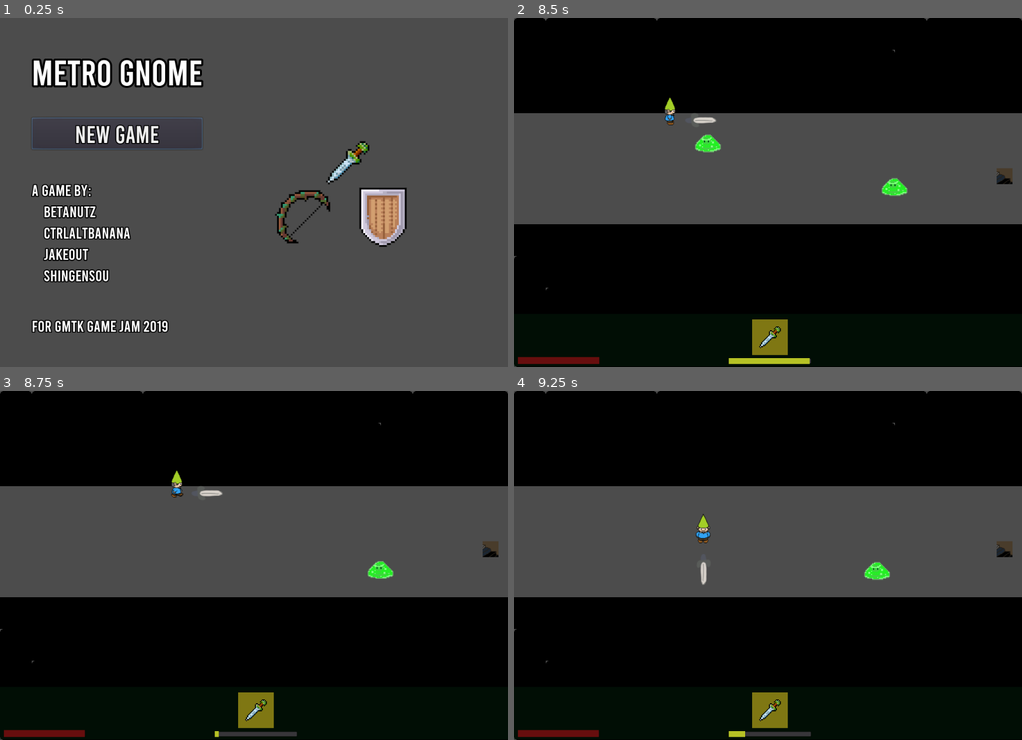
Above: before the commit, frames 1-4 (two rows, left to right).
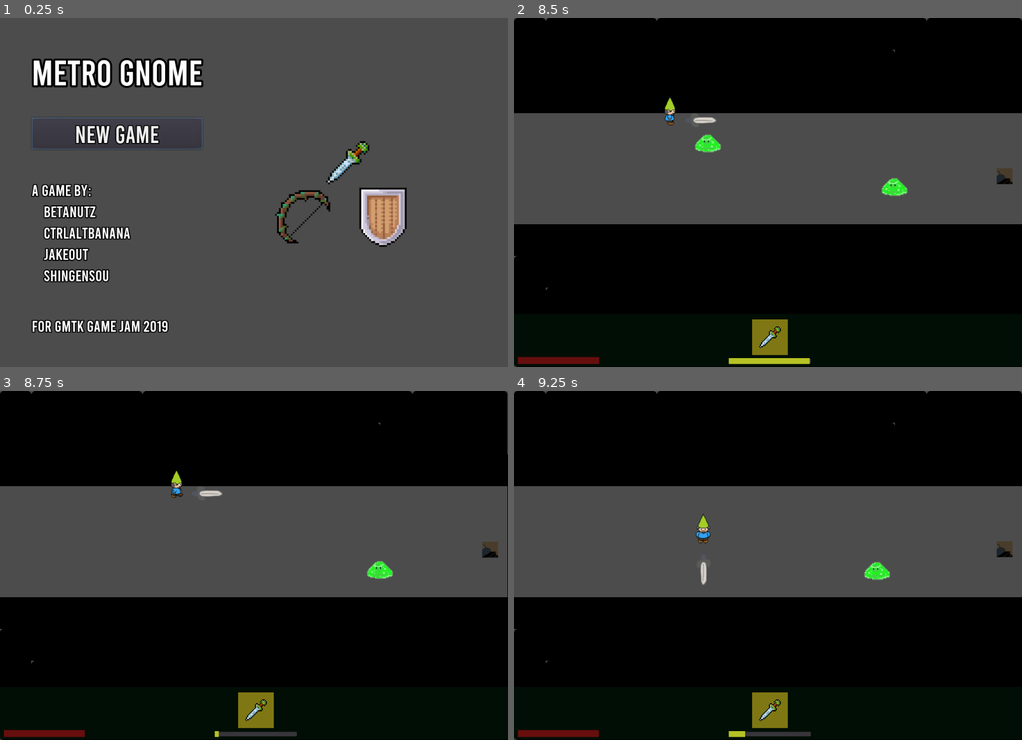
Above: after the commit, the same moments.

Repository: mfurtak/gmtk-game-jam-2019
Game: Godot game, scene res://menus/MainMenu.tscn
Two runs of this game, one before a commit and one after it. Both use one fixed random seed, a clock stepped at 60 frames per second and the inputs below. The engine's default icon, where the game draws it, is replaced by a stand-in: a white triangle on a blue panel in a dark square.
Inputs:
- Up to frame 1 (0.25 s): no input
- Up to frame 2 (8.5 s): click "New Game" at 0.5 s; hold Right (ui_right) 1.28-2.03 s; tap Space (ui_select) at 1.52, 2.27, 3.77, 4.52, 5.27, 6.77, 7.52, 8.27 s; hold Down (ui_down) 2.03-2.78 s; hold Right (ui_right) 2.78-3.53 s; hold Up (ui_up) 3.53-4.28 s; hold Left (ui_left) 4.28-5.78 s; hold Down (ui_down) 5.78-6.53 s; hold Right (ui_right) 6.53-7.28 s; hold Up (ui_up) 7.28-8.03 s; hold Right (ui_right) from 8.03 s (still down)
- Up to frame 3 (8.75 s): keep holding Right (ui_right)
- Up to frame 4 (9.25 s): release Right (ui_right) at 8.78 s; hold Down (ui_down) from 8.78 s (still down)

Frames 1-2 are identical in both runs. In frame 3, 0.2% of the frame differs, in the area x 0-100%, y 0-100%; in frame 4, nothing differs.

Commit message:
Add screen shake for all player damage
Disable player control after death

Diff:
--- a/gmtk-godot/Player.gd
+++ b/gmtk-godot/Player.gd
@@ -81,6 +81,9 @@
 
 # Called every frame. 'delta' is the elapsed time since the previous frame.
 func _process(delta):
+	if is_dead:
+		return
+
 	moving_direction.x = 0
 	moving_direction.y = 0
 	is_action_pressed = false
@@ -114,27 +117,23 @@
 	_render()
 
 func on_player_attacked(damage = 1):
-	var should_shake = true
 	if can_take_damage:
 		match current_item:
-			Items.SWORD:
-				current_health = max(MIN_HEALTH, current_health - 1)
-			Items.BOW:
-				current_health = max(MIN_HEALTH, current_health - 1)
 			Items.SHIELD:
-				should_shake = false
+				pass
 			_:
-				pass
+				take_damage(damage)
 		can_take_damage = false
 		$InjuryRecoveryTimer.start()
 	else:
 		print("CAN'T TOUCH THIS")
 
 	if (current_health <= 0 && !is_dead):
-		emit_signal("shake_requested", 0.3, 2)
 		on_death()
-	elif should_shake:
-		emit_signal("shake_requested", 0.2, 15, damage)
+
+func take_damage(damage):
+	current_health = max(MIN_HEALTH, current_health - damage)
+	emit_signal("shake_requested", 0.2, 15, damage)
 
 func _on_attack():
 	match current_item:
@@ -280,6 +279,7 @@
 func on_death():
 	is_dead = true
 	$WilhelmScream.play()
+	velocity = Vector2()
 
 	#$Tween.interpolate_property(self, "position", position,
 	#	Vector2(position.x, position.y + 1000), 1,
--- a/gmtk-godot/Player.tscn
+++ b/gmtk-godot/Player.tscn
@@ -8,18 +8,18 @@
 [ext_resource path="res://Bow.tscn" type="PackedScene" id=6]
 [ext_resource path="res://Bow.gd" type="Script" id=7]
 [ext_resource path="res://Shield.tscn" type="PackedScene" id=8]
-[ext_resource path="res://player/gnome_down_idle.png" type="Texture" id=9]
-[ext_resource path="res://player/gnome_up_idle.png" type="Texture" id=10]
-[ext_resource path="res://player/gnome_up_walk_1.png" type="Texture" id=11]
-[ext_resource path="res://player/gnome_up_walk_2.png" type="Texture" id=12]
-[ext_resource path="res://player/gnome_right_idle.png" type="Texture" id=13]
-[ext_resource path="res://player/gnome_right_walk_1.png" type="Texture" id=14]
-[ext_resource path="res://player/gnome_right_walk_2.png" type="Texture" id=15]
+[ext_resource path="res://player/gnome_right_idle.png" type="Texture" id=9]
+[ext_resource path="res://player/gnome_down_idle.png" type="Texture" id=10]
+[ext_resource path="res://player/gnome_down_walk_1.png" type="Texture" id=11]
+[ext_resource path="res://player/gnome_down_walk_2.png" type="Texture" id=12]
+[ext_resource path="res://player/gnome_up_idle.png" type="Texture" id=13]
+[ext_resource path="res://player/gnome_up_walk_1.png" type="Texture" id=14]
+[ext_resource path="res://player/gnome_up_walk_2.png" type="Texture" id=15]
 [ext_resource path="res://player/gnome_left_idle.png" type="Texture" id=16]
 [ext_resource path="res://player/gnome_left_walk_1.png" type="Texture" id=17]
 [ext_resource path="res://player/gnome_left_walk_2.png" type="Texture" id=18]
-[ext_resource path="res://player/gnome_down_walk_1.png" type="Texture" id=19]
-[ext_resource path="res://player/gnome_down_walk_2.png" type="Texture" id=20]
+[ext_resource path="res://player/gnome_right_walk_1.png" type="Texture" id=19]
+[ext_resource path="res://player/gnome_right_walk_2.png" type="Texture" id=20]
 
 [sub_resource type="RectangleShape2D" id=1]
 extents = Vector2( 22.0131, 14.7612 )
@@ -28,17 +28,22 @@
 animations = [ {
 "frames": [ ExtResource( 9 ) ],
 "loop": true,
+"name": "right_idle",
+"speed": 5.0
+}, {
+"frames": [ ExtResource( 10 ) ],
+"loop": true,
 "name": "down_idle",
 "speed": 5.0
 }, {
 "frames": [ ExtResource( 10 ), ExtResource( 11 ), ExtResource( 10 ), ExtResource( 12 ) ],
 "loop": true,
-"name": "up_walk",
+"name": "down_walk",
 "speed": 5.0
 }, {
 "frames": [ ExtResource( 13 ), ExtResource( 14 ), ExtResource( 13 ), ExtResource( 15 ) ],
 "loop": true,
-"name": "right_walk",
+"name": "up_walk",
 "speed": 5.0
 }, {
 "frames": [ ExtResource( 16 ), ExtResource( 17 ), ExtResource( 16 ), ExtResource( 18 ) ],
@@ -46,14 +51,9 @@
 "name": "left_walk",
 "speed": 5.0
 }, {
-"frames": [ ExtResource( 13 ) ],
+"frames": [ ExtResource( 9 ), ExtResource( 19 ), ExtResource( 9 ), ExtResource( 20 ) ],
 "loop": true,
-"name": "right_idle",
-"speed": 5.0
-}, {
-"frames": [ ExtResource( 10 ) ],
-"loop": true,
-"name": "up_idle",
+"name": "right_walk",
 "speed": 5.0
 }, {
 "frames": [ ExtResource( 16 ) ],
@@ -61,16 +61,16 @@
 "name": "left_idle",
 "speed": 5.0
 }, {
-"frames": [ ExtResource( 9 ), ExtResource( 19 ), ExtResource( 9 ), ExtResource( 20 ) ],
+"frames": [ ExtResource( 13 ) ],
 "loop": true,
-"name": "down_walk",
+"name": "up_idle",
 "speed": 5.0
 } ]
 
 [node name="Player" type="KinematicBody2D" groups=[
 "ItemSwap",
+"requests_shake",
 ]]
-editor/display_folded = true
 position = Vector2( 416, 192 )
 script = ExtResource( 1 )
 
